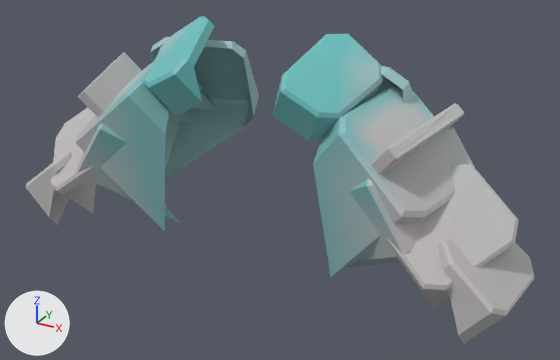
The glTF model assets/giant/parts/Armour_quarry_pauldrons.glb, before and after one commit.
The view is the same before and after, from a camera (50 mm lens) standing at (1.087, -1.851, 3.717) and looking at (0.062, 0.012, 2.785). The lights are fixed; the arrows at lower left show +X, +Y and +Z. The first picture is the older version. Vertices at exactly the same position are counted once.

The first picture shows 'Armour_quarry_pauldrons'.
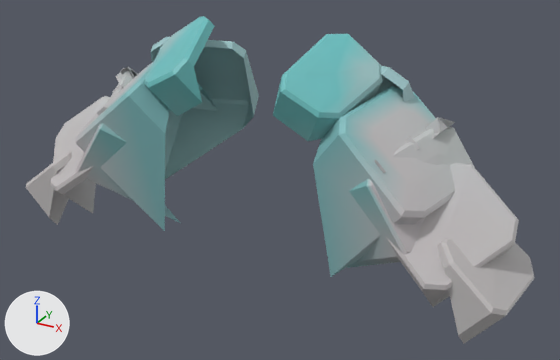
Where the change shows, as pixel boxes (x1, y1, x2, y2) in the pictures (560 x 360 px):
part 1 of me_armour_quarry_pauldrons, rebuilt: before (371, 103, 464, 175); after (374, 117, 455, 173)
part 2 of me_armour_quarry_pauldrons, rebuilt: before (78, 52, 190, 122); after (97, 67, 138, 115)
part 3 of me_armour_quarry_pauldrons, edited (looks the same): (26, 16, 535, 344) in both

The change, as a list of edits to the scene's bpy script:
```text
Change me_armour_quarry_pauldrons:
    used by ob_armour_quarry_pauldrons; location = (0.0, 0.0, 0.0)
    remove me_armour_quarry_pauldrons.from_pydata(...)  # 462 vertices, 784 faces; spans x -0.82..0.82, y -0.24..0.29, z 2.52..3.23
    add me_armour_quarry_pauldrons.from_pydata(...)  # 468 vertices, 808 faces; spans x -0.82..0.82, y -0.24..0.29, z 2.52..3.23
    me_armour_quarry_pauldrons part 1: the loose piece of 33 vertices spanning x 0.36..0.58, y -0.21..0.17, z 2.85..3.08 is rebuilt with 36 vertices and now spans x 0.39..0.56, y -0.17..0.11, z 2.9..3.05
    me_armour_quarry_pauldrons part 2: the loose piece of 33 vertices spanning x -0.58..-0.36, y -0.21..0.17, z 2.85..3.08 is rebuilt with 36 vertices and now spans x -0.56..-0.39, y -0.17..0.11, z 2.9..3.05
    me_armour_quarry_pauldrons part 3: 622 kept faces spanning x -0.82..0.82, y -0.24..0.29, z 2.52..3.23 get new vertex colours
```
